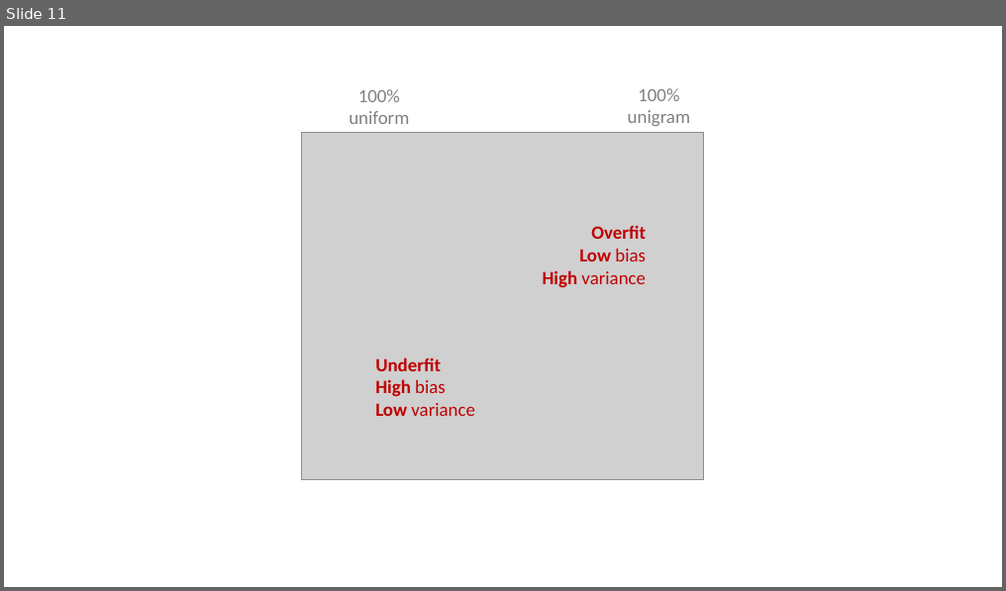
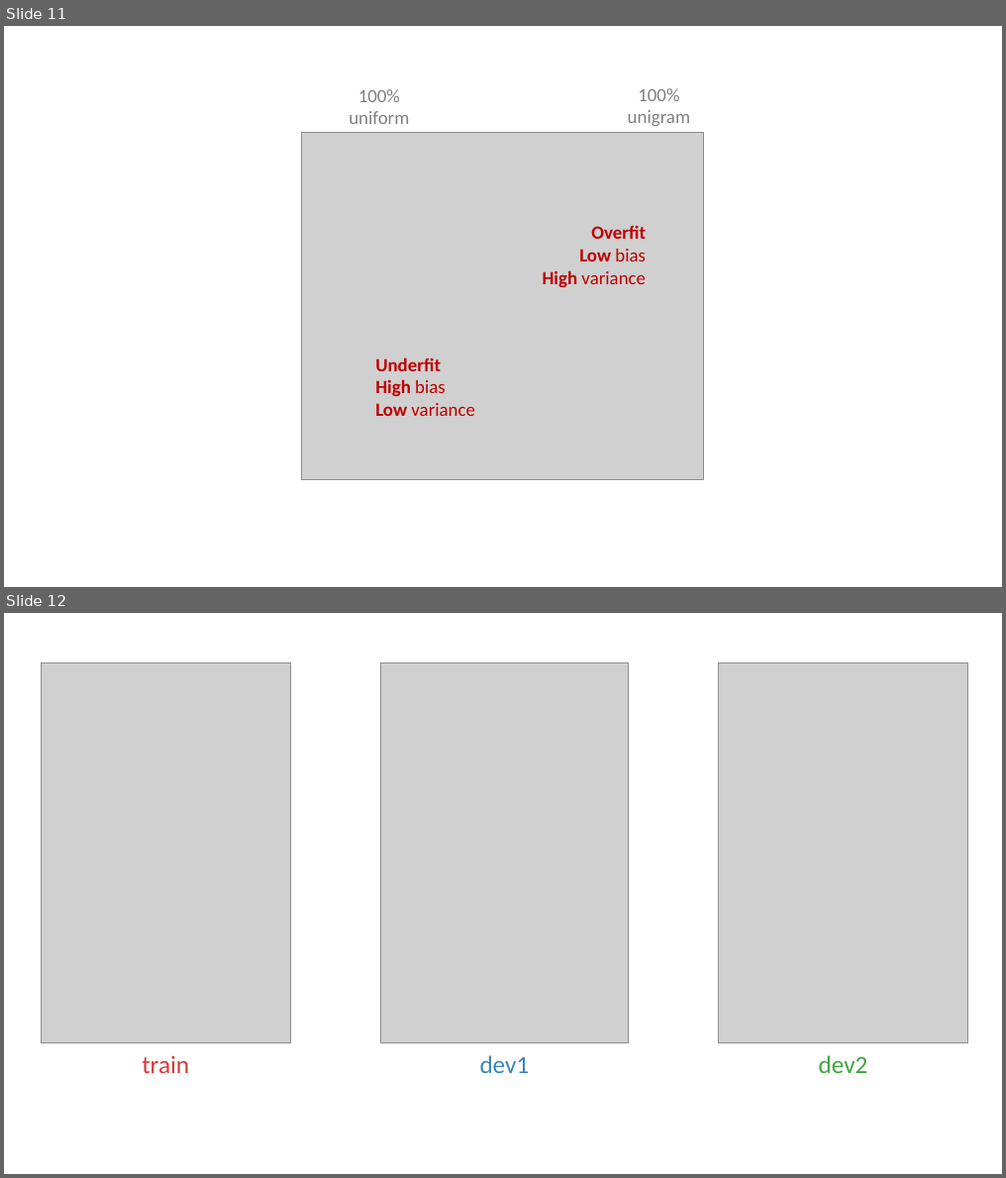
Before and after one commit to khanhnguyendata/ngram, a slide deck: ppt/medium.pptx. Shown one above the other, each under a label of ours: slide 11 before the commit, slides 11 and 12 after it. The pictures are 1006x591 and 1006x1178 pixels, drawn with LibreOffice and Linux fonts; fonts in the diff are those of the drawing; grey boxes stand for pictures. Boxes give left, top, right and bottom in pixels: in the first picture for what was removed or moved away, otherwise in the second. Text is boxed around its words. In the diff, an @@ line names an element or a change of style, - is before the commit and + after.

```diff
--- a/ppt/medium.pptx
+++ b/ppt/medium.pptx
@@ slide 12 added at [4, 613, 1002, 1174], background #FFFFFF @@
@@ picture added at [41, 663, 290, 1044] @@
@@ picture added at [380, 663, 629, 1044] @@
@@ picture added at [719, 663, 968, 1044] @@
@@ text added at [142, 1056, 189, 1073], 24 pt, text #D83737 @@
+train
@@ text added at [480, 1056, 530, 1073], 24 pt, text #3985BB @@
+dev1
@@ text added at [819, 1056, 868, 1073], 24 pt, text #3DA63C @@
+dev2
```
Also in this commit, not shown: 14 other files.
